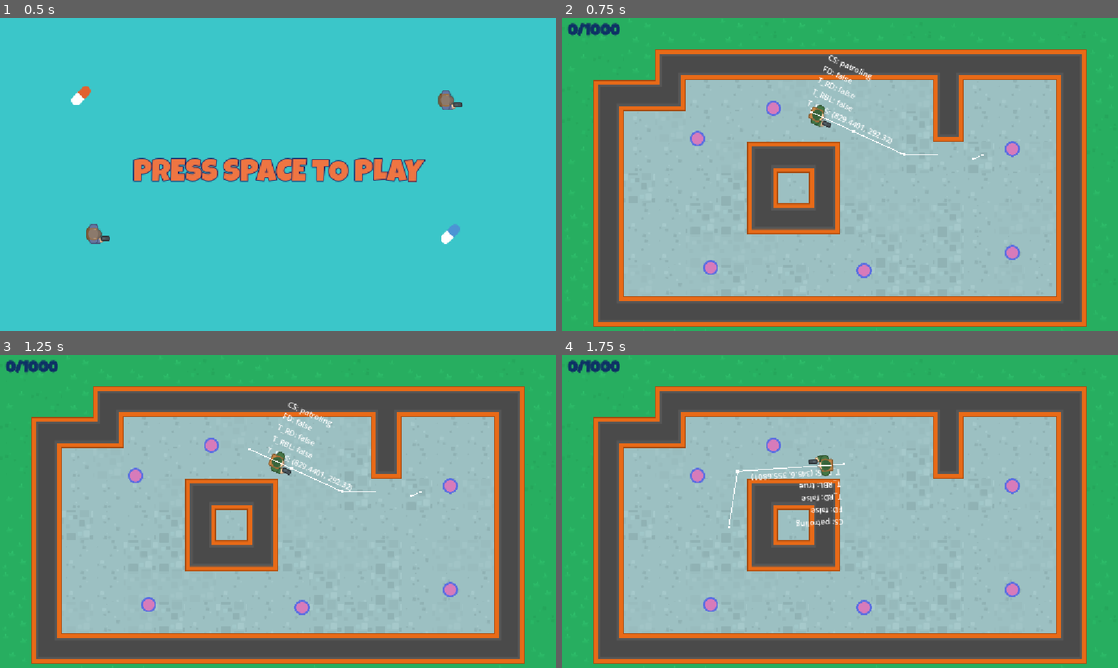
Above: before the commit, frames 1-4 (two rows, left to right).
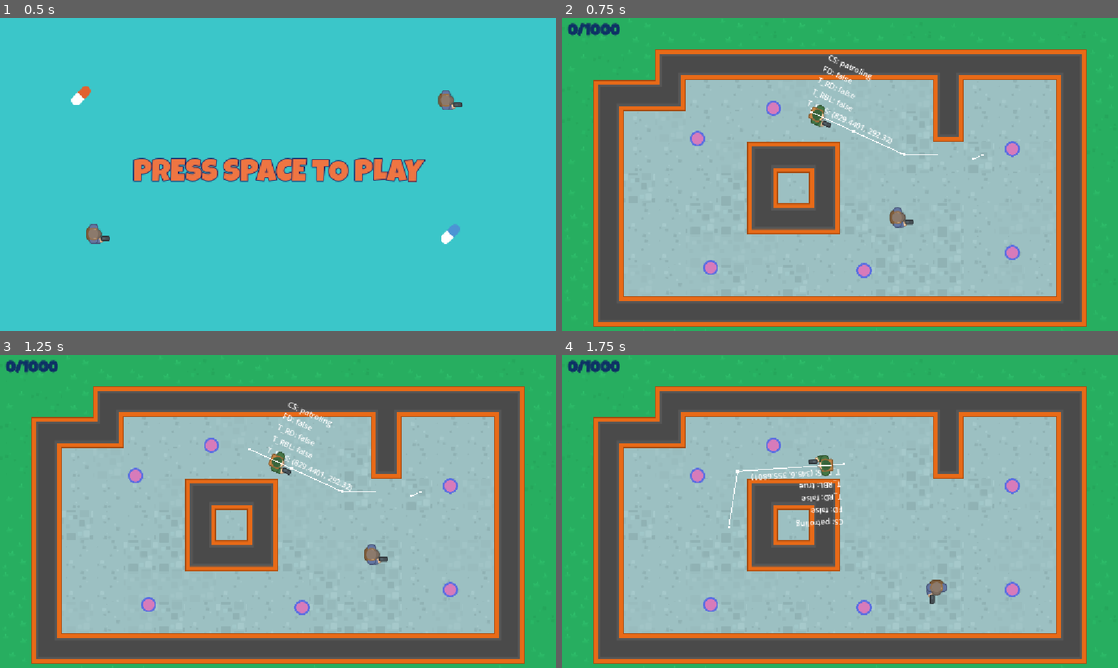
Above: after the commit, the same moments.

Repository: Mathorga/godot_training
Game: Godot game, scene res://scenes/main/main.tscn
Two runs of this game, one before a commit and one after it. Both use one fixed random seed, a clock stepped at 60 frames per second and the inputs below.
Inputs (mouse positions are in pixels of both pictures, inside the frame that each line leads up to):
- Up to frame 1 (0.5 s): no input
- Up to frame 2 (0.75 s): tap Space at 0.5 s; move the mouse to (962, 158) at 0.52 s; hold Right (ui_right) from 0.53 s (still down); click (962, 158) at 0.6 s
- Up to frame 3 (1.25 s): keep holding Right (ui_right); tap Enter (ui_accept) at 0.77 s
- Up to frame 4 (1.75 s): move the mouse to (728, 527) at 1.27 s; release Right (ui_right) at 1.28 s; hold Down (ui_down) from 1.28 s (still down); click (728, 527) at 1.35 s; tap Enter (ui_accept) at 1.52 s

Frame 1 is identical in both runs. In frame 2, 0.2% of the frame differs, in the area x 58-64%, y 60-68%; in frame 3, 0.2%; in frame 4, 0.2%, in the area x 65-70%, y 71-80%.

Commit message:
Added player to do not mind me

Diff:
--- a/do-not-mind-me/scenes/level/level.tscn
+++ b/do-not-mind-me/scenes/level/level.tscn
@@ -4,6 +4,7 @@
 [ext_resource type="TileSet" uid="uid://b2bx07437xptc" path="res://resources/level_tiles.tres" id="2_nbgty"]
 [ext_resource type="PackedScene" uid="uid://ctt2xms8fju1e" path="res://scenes/npc/npc.tscn" id="3_i166f"]
 [ext_resource type="PackedScene" uid="uid://07t5i8ipwntu" path="res://scenes/waypoint/waypoint.tscn" id="4_qkmgm"]
+[ext_resource type="PackedScene" uid="uid://brj02e1bvkvuo" path="res://scenes/player/player.tscn" id="5_hnne4"]
 
 [sub_resource type="NavigationPolygon" id="NavigationPolygon_nbgty"]
 vertices = PackedVector2Array(591, 463.89844, 743.9531, 558.0625, 143.04688, 561.9297, 365.04688, 466.10156, 742.03906, 151.84375, 591, 243.10156, 269, 144.15625, 363.95313, 240.89844, 269, 207.92188, 144.9375, 208.92188)
@@ -79,3 +80,6 @@
 
 [node name="Waypoint5" parent="PatrolPoints" unique_id=1886637039 instance=ExtResource("4_qkmgm")]
 position = Vector2(438, 187)
+
+[node name="Player" parent="." unique_id=151469056 instance=ExtResource("5_hnne4")]
+position = Vector2(664, 413)
--- /dev/null
+++ b/do-not-mind-me/scenes/player/player.gd
@@ -0,0 +1,20 @@
+extends CharacterBody2D
+class_name Player
+
+const SPEED: float = 150.0
+const GROUP_NAME: String = "player"
+
+func _enter_tree() -> void:
+	add_to_group(GROUP_NAME)
+
+func _physics_process(_delta: float) -> void:
+	var input_vec: Vector2 = Input.get_vector("ui_left", "ui_right", "ui_up", "ui_down")
+
+	if input_vec.length() <= 0.0:
+		return
+
+	velocity = input_vec * SPEED
+
+	rotation = velocity.angle()
+
+	move_and_slide()
--- /dev/null
+++ b/do-not-mind-me/scenes/player/player.tscn
@@ -0,0 +1,17 @@
+[gd_scene format=3 uid="uid://brj02e1bvkvuo"]
+
+[ext_resource type="Texture2D" uid="uid://bkqcal8m30jh6" path="res://assets/images/survivor1_gun.png" id="1_8afob"]
+[ext_resource type="Script" uid="uid://boxdtd8np5f1f" path="res://scenes/player/player.gd" id="1_dovo2"]
+
+[sub_resource type="CircleShape2D" id="CircleShape2D_8afob"]
+radius = 17.029387
+
+[node name="Player" type="CharacterBody2D" unique_id=151469056]
+script = ExtResource("1_dovo2")
+
+[node name="Sprite2D" type="Sprite2D" parent="." unique_id=115002036]
+texture = ExtResource("1_8afob")
+offset = Vector2(10, 0)
+
+[node name="CollisionShape2D" type="CollisionShape2D" parent="." unique_id=178391429]
+shape = SubResource("CircleShape2D_8afob")
Not shown, added: do-not-mind-me/scenes/player/player.gd.uid
